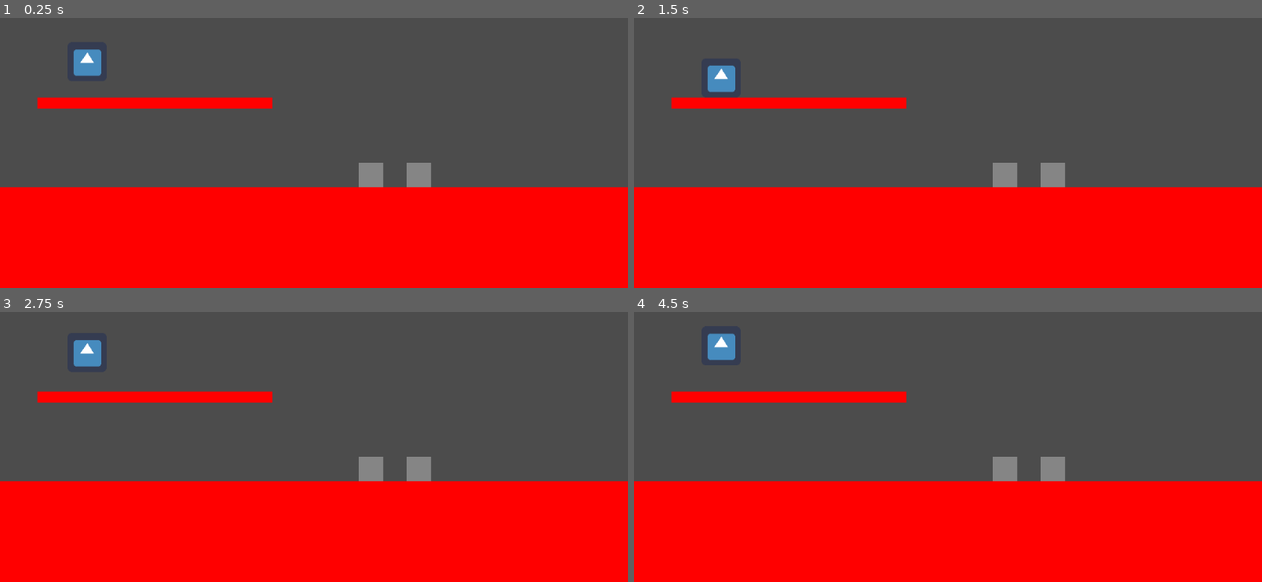
Above: before the commit, frames 1-4 (two rows, left to right).
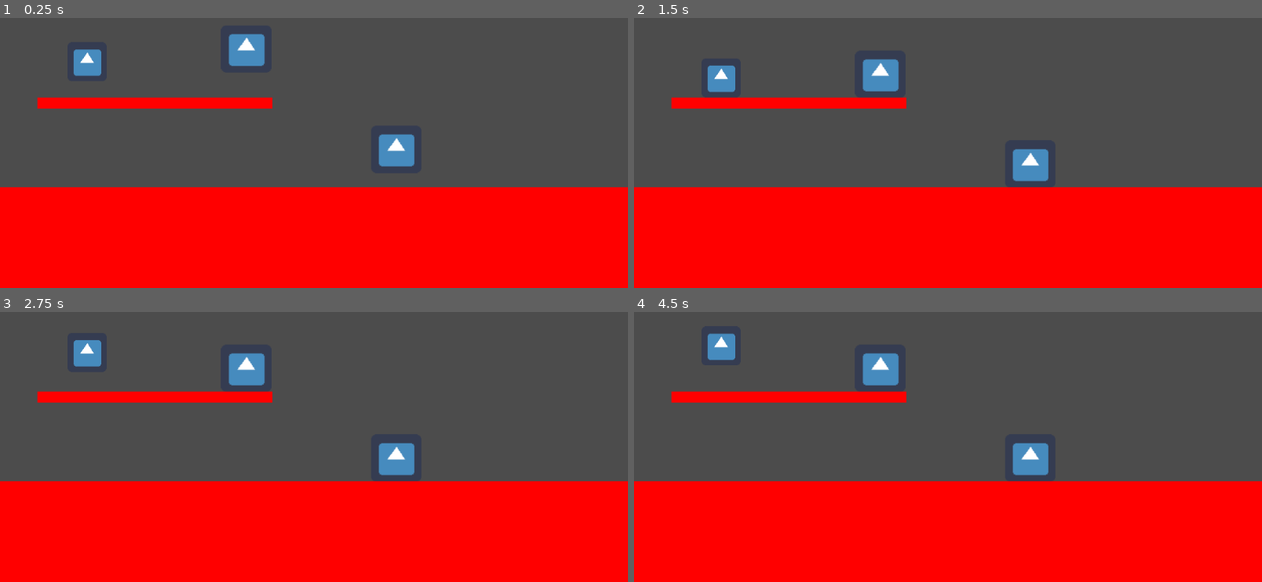
Above: after the commit, the same moments.

Repository: ludum-rlyeh/LD48-deeper-and-deeper
Game: Godot game, scene res://Scenes/InGame/Levels/LevelTests.tscn
The game is run twice, just before and just after one commit, with the same random seed, the same clock (stepped at 60 frames per second) and the same inputs. The project has no main scene, so this scene is started directly. The engine's default icon, where the game draws it, is replaced by a stand-in: a white triangle on a blue panel in a dark square.
Inputs:
- Up to frame 1 (0.25 s): no input
- Up to frame 2 (1.5 s): tap Enter at 1.25 s
- Up to frame 3 (2.75 s): tap Space at 2 s
- Up to frame 4 (4.5 s): tap Enter at 3.5 s; tap Space at 4.25 s

The runs differ from the first frame. In frame 1, 2.1% of the frame differs, in the area x 36-69%, y 5-63%; in frame 2, 1.9%; in frame 3, 1.9%; in frame 4, 1.9%.

Commit message:
init crates

Diff:
--- a/Scenes/InGame/Characters/Character.tscn
+++ b/Scenes/InGame/Characters/Character.tscn
@@ -9,7 +9,6 @@
 var velocity = Vector2.ZERO
 export (float) var gravity_scale = 5
 export (Vector2) var jump_impulse= Vector2(0, -300)
-var on_ennemy_jumped = false
 export (Vector2) var rebound = Vector2(0,-150)
 
 
@@ -18,10 +17,6 @@
 
 func _physics_process(delta):
 	var snap = $PlatformDetector.cast_to
-
-	if on_ennemy_jumped:
-		velocity.y = rebound.y
-		on_ennemy_jumped = false
 
 	if Input.is_action_just_pressed(\"ui_select\") and $PlatformDetector.is_colliding():
 		snap = Vector2 (0,0)
@@ -32,25 +27,30 @@
 
 	if Input.is_action_pressed(\"ui_right\"):
 		velocity.x=speed.x
-		#$AnimatedSprite.flip_h=false
-		#f is_on_floor():
-		#	$AnimatedSprite.play(\"walkPos\")
 
 	elif Input.is_action_pressed(\"ui_left\"):
 		velocity.x= -speed.x
-		#$AnimatedSprite.flip_h=true
-		#if is_on_floor():
-	#		$AnimatedSprite.play(\"walkPos\")
 
 	else:
-		#$AnimatedSprite.flip_h=false
-		#$AnimatedSprite.play(\"idle\")
 		velocity.x=0
+
+	# Interactions
+	push_crates()
 
 	var gravity= Vector2(0,98)
 	velocity += gravity * delta * gravity_scale
-	velocity=move_and_slide_with_snap(velocity,snap,Vector2.ZERO,true,4,0.9)
+	velocity = move_and_slide_with_snap(velocity,snap,Vector2.ZERO,true,4,0.9)
 
+func push_crates():
+	if $CrateDetectorRight.is_colliding():
+		var object = $CrateDetectorRight.get_collider()
+		if object.is_in_group(\"Boxes\") and velocity.x > 0:
+			object.push(velocity / 10.0)
+
+	if $CrateDetectorLeft.is_colliding():
+		var object = $CrateDetectorLeft.get_collider()
+		if object.is_in_group(\"Boxes\")  and velocity.x < 0:
+			object.push(velocity / 10.0)
 "
 
 [sub_resource type="RectangleShape2D" id=2]
@@ -67,3 +67,11 @@
 
 [node name="PlatformDetector" type="RayCast2D" parent="."]
 enabled = true
+
+[node name="CrateDetectorRight" type="RayCast2D" parent="."]
+enabled = true
+cast_to = Vector2( 50, 0 )
+
+[node name="CrateDetectorLeft" type="RayCast2D" parent="."]
+enabled = true
+cast_to = Vector2( -50, 0 )
--- a/Scenes/InGame/Elements/Box.tscn
+++ b/Scenes/InGame/Elements/Box.tscn
@@ -1,15 +1,54 @@
-[gd_scene load_steps=2 format=2]
+[gd_scene load_steps=4 format=2]
 
-[sub_resource type="RectangleShape2D" id=1]
-extents = Vector2( 20, 20.1165 )
+[ext_resource path="res://Assets/icon.png" type="Texture" id=1]
 
-[node name="Box" type="Node2D"]
+[sub_resource type="GDScript" id=1]
+script/source = "extends KinematicBody2D
 
-[node name="Polygon2D" type="Polygon2D" parent="."]
-color = Color( 0.52549, 0.52549, 0.52549, 1 )
-polygon = PoolVector2Array( -20, -20, 20, -20, 20, 20, -20, 20 )
+var velocity = Vector2.ZERO
+export (float) var gravity_scale = 5
+export (Vector2) var rebound = Vector2(0,-150)
 
-[node name="StaticBody2D" type="StaticBody2D" parent="."]
 
-[node name="CollisionShape2D" type="CollisionShape2D" parent="StaticBody2D"]
-shape = SubResource( 1 )
+func _ready():
+	pass
+
+func _physics_process(delta):
+	var snap = $PlatformDetector.cast_to
+
+	var gravity= Vector2(0,98)
+	velocity += gravity * delta * gravity_scale
+	velocity = move_and_slide_with_snap(velocity,snap,Vector2.ZERO,true,4,0.9)
+	velocity.x = 0
+
+func push(direction: Vector2):
+	velocity.x = direction.x
+	if $CrateDetectorUp.is_colliding(): # pour pousser des caisses empilees
+		var object = $CrateDetectorUp.get_collider()
+		if object.is_in_group(\"Boxes\"):
+			object.push(direction)
+"
+
+[sub_resource type="RectangleShape2D" id=2]
+extents = Vector2( 41.3677, 38.5599 )
+
+[node name="Box" type="KinematicBody2D" groups=[
+"Boxes",
+]]
+script = SubResource( 1 )
+gravity_scale = 1.0
+
+[node name="Sprite" type="Sprite" parent="."]
+position = Vector2( -0.0377472, 0.508322 )
+scale = Vector2( 1.29082, 1.21403 )
+texture = ExtResource( 1 )
+
+[node name="CollisionShape2D" type="CollisionShape2D" parent="."]
+shape = SubResource( 2 )
+
+[node name="PlatformDetector" type="RayCast2D" parent="."]
+enabled = true
+
+[node name="CrateDetectorUp" type="RayCast2D" parent="."]
+enabled = true
+cast_to = Vector2( 0, -50 )
--- a/Scenes/InGame/Levels/LevelTests.tscn
+++ b/Scenes/InGame/Levels/LevelTests.tscn
@@ -12,10 +12,10 @@
 [node name="LevelTests" type="Node2D"]
 
 [node name="Box" parent="." instance=ExtResource( 1 )]
-position = Vector2( 605.127, 415.031 )
+position = Vector2( 646.127, 369.031 )
 
 [node name="Box2" parent="." instance=ExtResource( 1 )]
-position = Vector2( 682.606, 414.589 )
+position = Vector2( 401.606, 204.589 )
 
 [node name="Platform" type="Polygon2D" parent="."]
 position = Vector2( 252.735, 297.156 )
